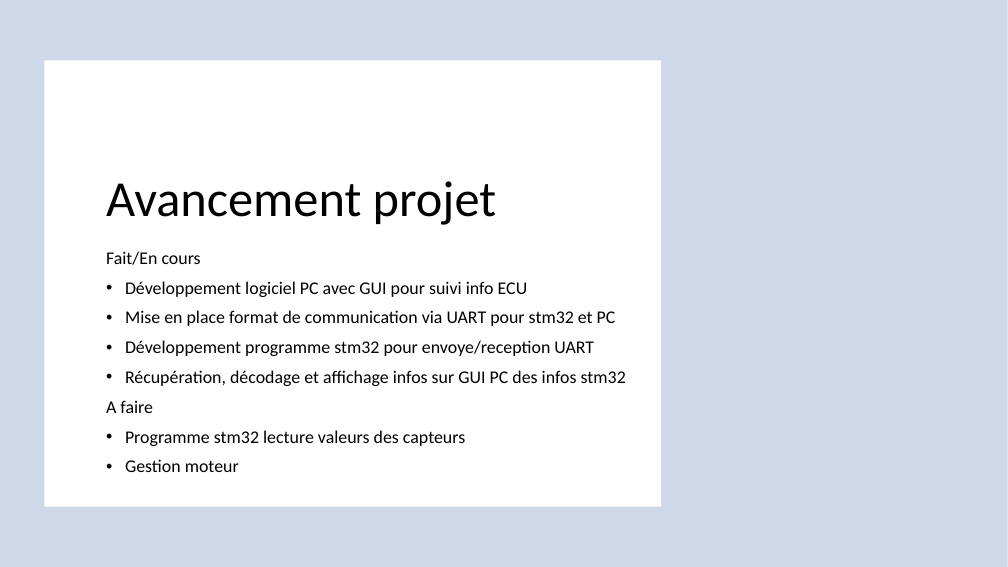
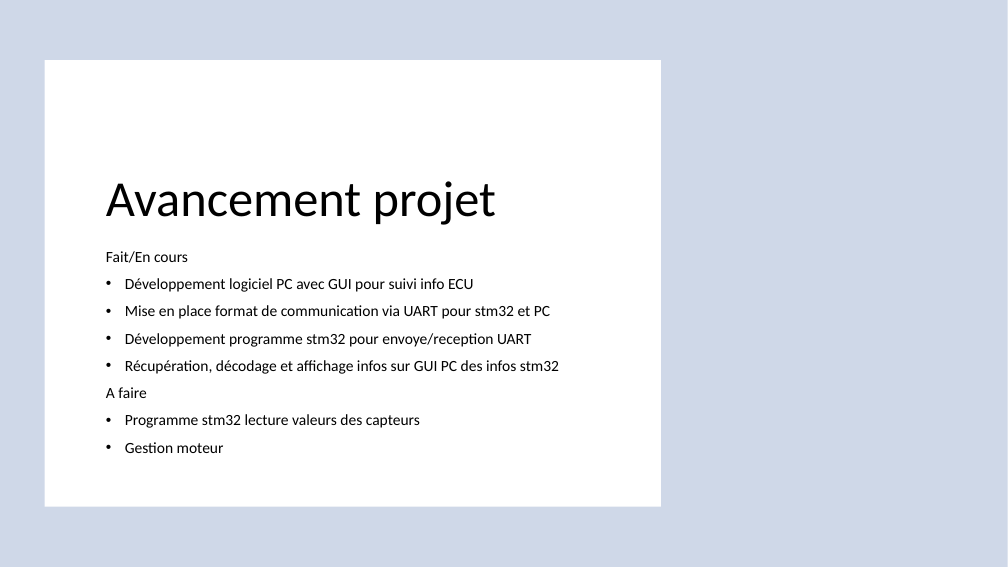
Before and after one commit to alitaire/ECU, a slide deck: slide 5 of docs/Presentation_Bastien.pptx. Drawn at 1008x567 pixels with LibreOffice and Linux fonts; fonts in the diff are those of the drawing; background and template pictures are left out. Boxes give left, top, right and bottom in pixels: in the first picture for what was removed or moved away, otherwise in the second. Text is boxed around its words. In the diff, an @@ line names an element or a change of style, - is before the commit and + after.

```diff
--- a/docs/Presentation_Bastien.pptx
+++ b/docs/Presentation_Bastien.pptx
@@ text "Fait/En cours" at (106,251,559,453): size 17 to 14.8 pt @@
```
Also in this commit, not shown: 1 other slide changed, 4 other files.
